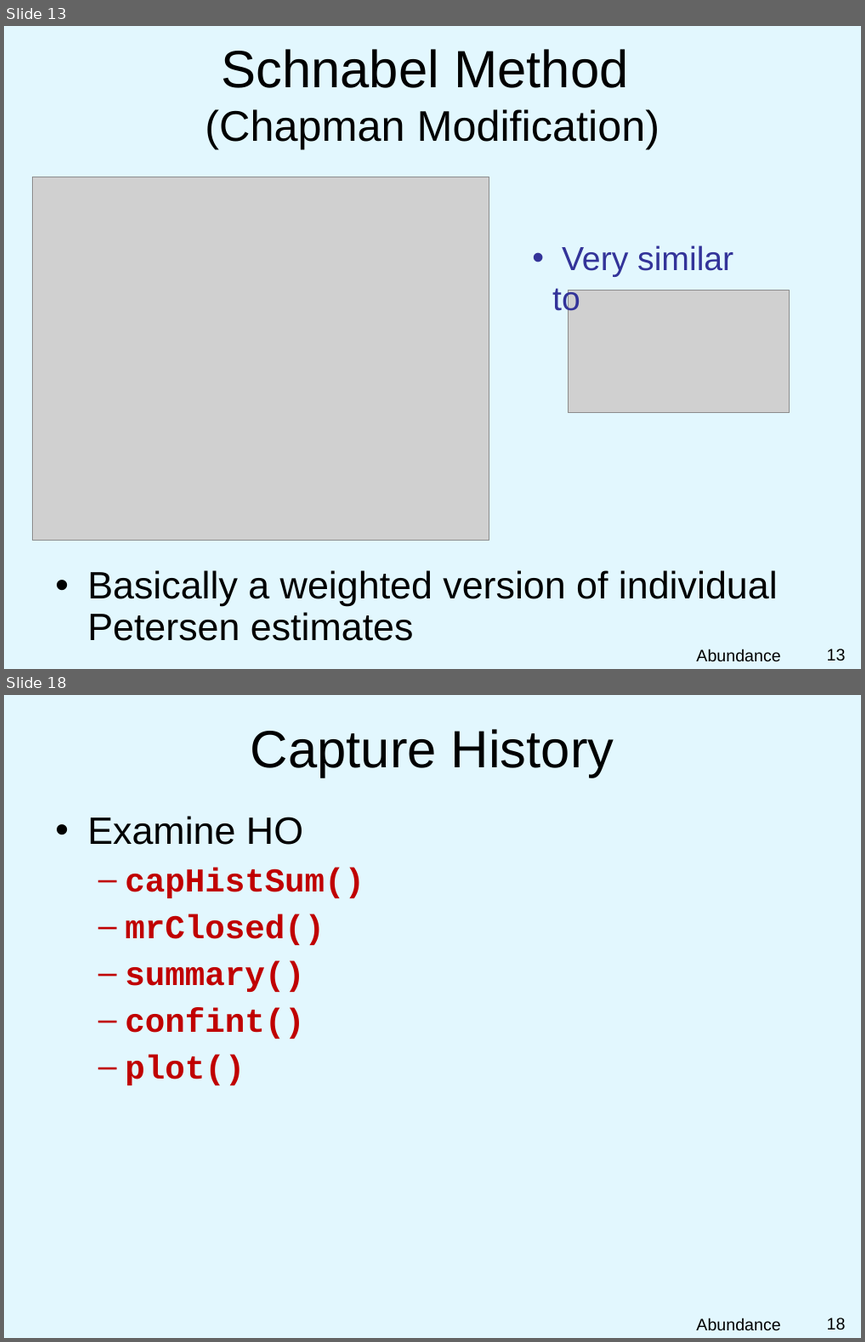
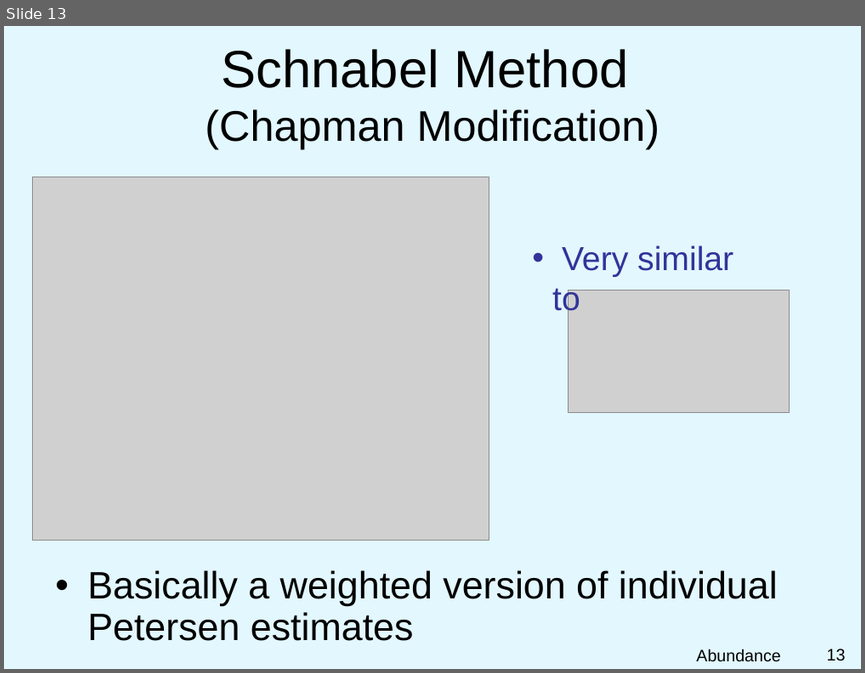
Before and after one commit to droglenc/NCNRS349, a slide deck: modules/Abundance/MarkRecap/MarkRecap.pptx. Shown one above the other, each under a label of ours: slides 13 and 18 before the commit, slide 13 after it; the slides between them are not shown. The pictures are 865x1342 and 865x673 pixels, drawn with LibreOffice and Linux fonts; fonts in the diff are those of the drawing; grey boxes stand for pictures; background and template pictures are left out. Boxes give left, top, right and bottom in pixels: in the first picture for what was removed or moved away, otherwise in the second. Text is boxed around its words. In the diff, an @@ line names an element or a change of style, - is before the commit and + after.

```diff
--- a/modules/Abundance/MarkRecap/MarkRecap.pptx
+++ b/modules/Abundance/MarkRecap/MarkRecap.pptx
@@ slide 18 removed at box(4, 695, 861, 1338), background picture (left out) @@
@@ title removed at box(250, 729, 614, 777) @@
-Capture History
@@ text removed at box(87, 816, 364, 1085) @@
-• Examine HO
-  – capHistSum()
-  – mrClosed()
-  – summary()
-  – confint()
-  – plot()
@@ text removed at box(696, 1317, 780, 1331) @@
-Abundance
@@ page number removed at box(827, 1317, 846, 1330) @@
-18
```
Also in this commit, not shown: 4 other slides removed, 2 other files.
